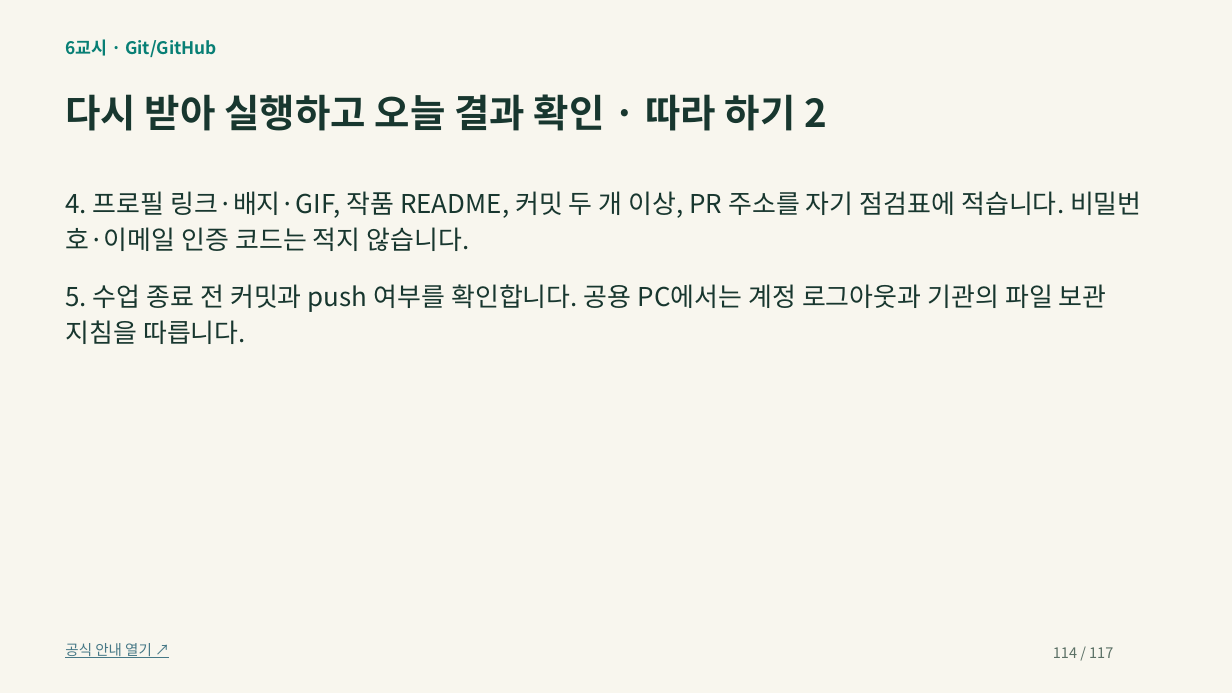
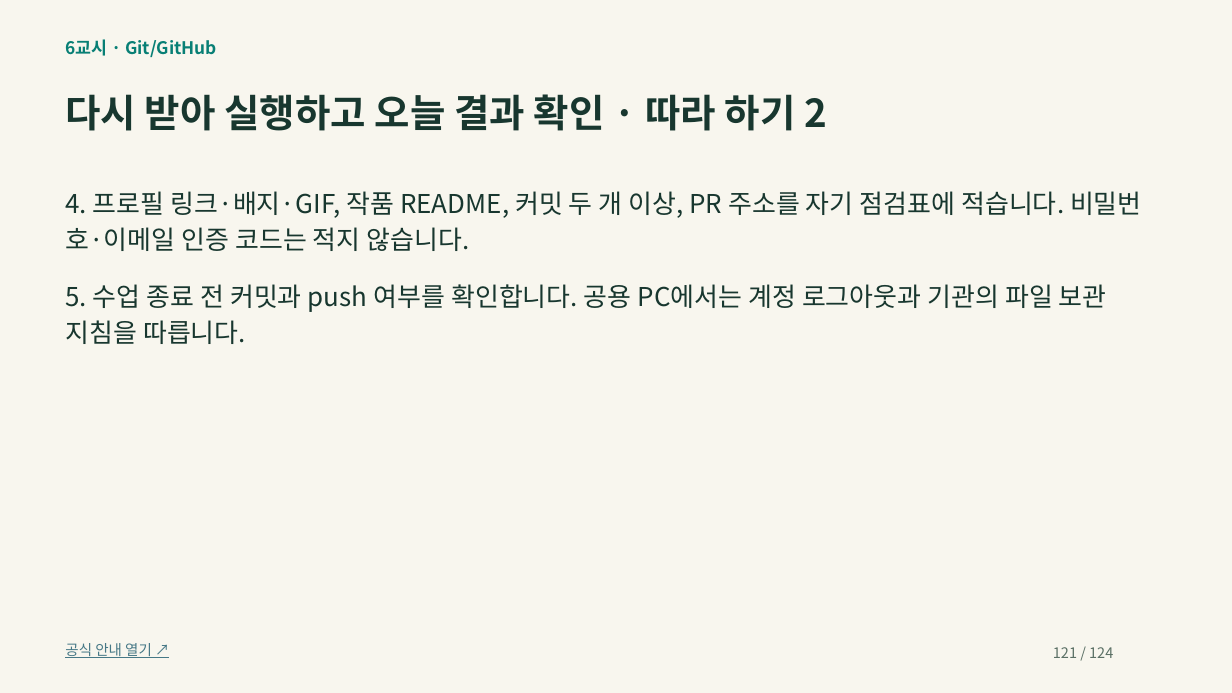
Before and after one commit to zeusk302-png/kdigital-physical-ai, a slide deck: slide 121 of downloads/2026-10-16/readable-slides.pptx (slide 114 before the commit). Drawn at 1232x693 pixels with LibreOffice and Linux fonts; fonts in the diff are those of the drawing. Boxes give left, top, right and bottom in pixels: in the first picture for what was removed or moved away, otherwise in the second. Text is boxed around its words. In the diff, an @@ line names an element or a change of style, - is before the commit and + after.

```diff
--- a/downloads/2026-10-16/readable-slides.pptx
+++ b/downloads/2026-10-16/readable-slides.pptx
@@ text at (x1=1053, y1=647, x2=1113, y2=658): text changed @@
-114 / 117
+121 / 124
```
Also in this commit, not shown: 115 other slides changed, 8 slides added, 1 slide removed, 15 other files.
